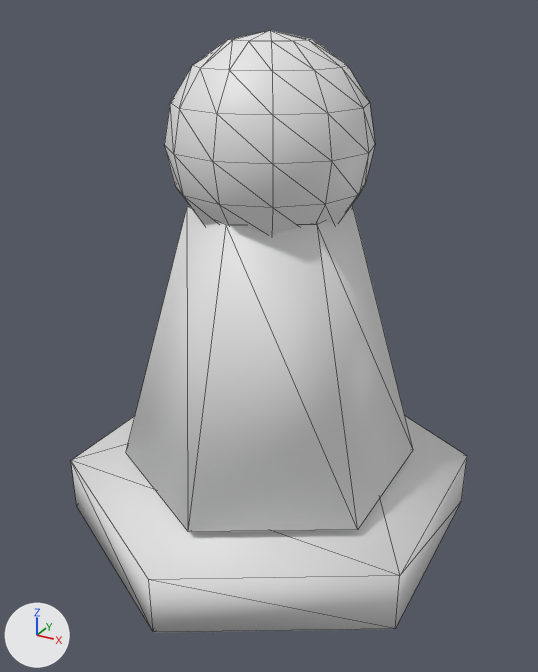
What one commit did to the glTF model public/assets/models/pieces/realms/snow_dominion/p.glb.
Rendered twice from a 50 mm lens placed at (0.528, -0.963, 0.807), pointed at (0.01, -0.021, 0.336). The axes (+X, +Y, +Z) are drawn at lower left. The lights are the same throughout. The picture after the commit comes second. Mesh edges are drawn as thin lines. Vertices at exactly the same position are counted once.

Names of what the first picture shows: 'Piece_snow_dominion_p'.
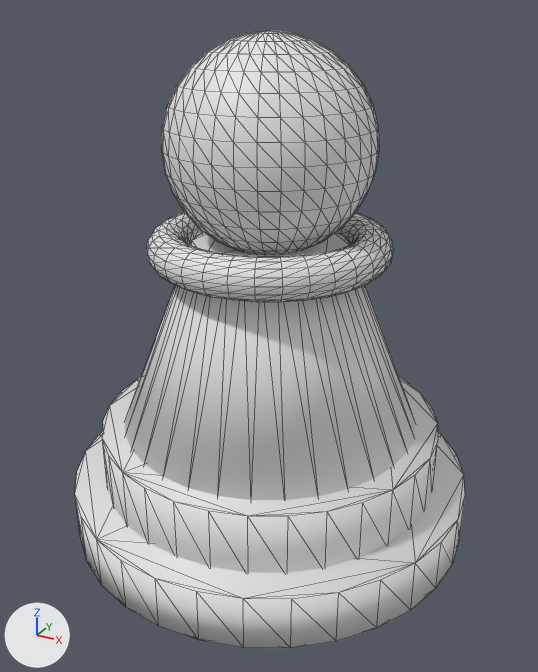
Pixel boxes (x1, y1, x2, y2) of what changed, in the pictures (538 x 672 px):
'Piece_snow_dominion_p', reshaped
    before: (71, 30, 467, 633)
    after: (75, 30, 465, 648)
part 1 of me_cilindro_116, added
    after: (75, 431, 465, 648)
part 2 of me_cilindro_116, added
    after: (102, 377, 438, 573)
part 3 of me_cilindro_116, added
    after: (125, 232, 415, 500)
part 4 of me_cilindro_116, added
    after: (147, 212, 394, 302)
part 5 of me_cilindro_116, deleted
    before: (71, 416, 467, 633)
part 6 of me_cilindro_116, built on
    before: (126, 30, 413, 532)
    after: (161, 30, 379, 255)

What changed in the scene script:
```text
Change me_cilindro_116:
    used by ob_piece_snow_dominion_p; location = (0.0, 0.0, 0.0)
    remove me_cilindro_116.from_pydata(...)  # 110 vertices, 208 faces; spans x -0.297..0.297, y -0.342..0.342, z 0.0..0.78
    add me_cilindro_116.from_pydata(...)  # 1186 vertices, 2356 faces; spans x -0.329..0.329, y -0.329..0.329, z 0.0..0.78
    me_cilindro_116 part 1: a new loose piece, a 32-sided cylinder along z spanning x -0.329..0.329, y -0.329..0.329, z 0.0..0.087
    me_cilindro_116 part 2: a new loose piece, a 32-sided cylinder along z spanning x -0.277..0.277, y -0.277..0.277, z 0.078..0.182
    me_cilindro_116 part 3: a new loose piece, a 32-sided cut cone along z (radius 0.243 at the low end, 0.121 at the high end) spanning x -0.243..0.243, y -0.243..0.243, z 0.178..0.481
    me_cilindro_116 part 4: a new loose piece, a torus around z (ring radius 0.156, tube radius 0.03) spanning x -0.186..0.186, y -0.186..0.186, z 0.446..0.507
    me_cilindro_116 part 5: the loose piece of 12 vertices spanning x -0.297..0.297, y -0.342..0.342, z 0.0..0.095 is deleted
    me_cilindro_116 part 6: 97 vertices removed from x -0.214..0.214, y -0.247..0.247, z 0.109..0.768; 481 vertices added at x -0.156..0.156, y -0.156..0.156, z 0.468..0.777
```
